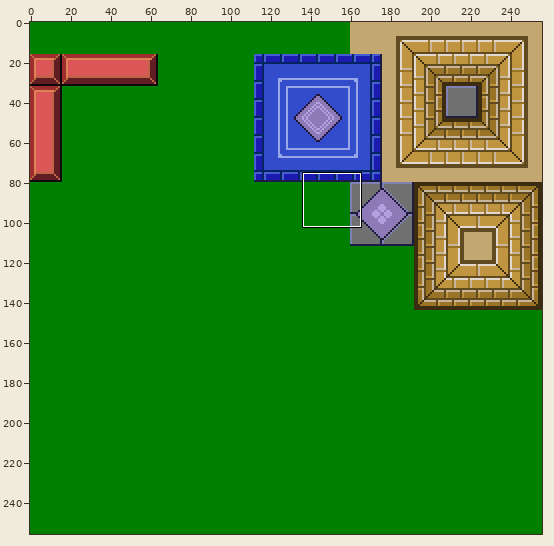
Two states of a pixel-art file, resources/metatiles/dungeon-tiles.aseprite. The first picture is a wide view before the edit; the outline marks the close-up.
Close-up. First the earlier version:
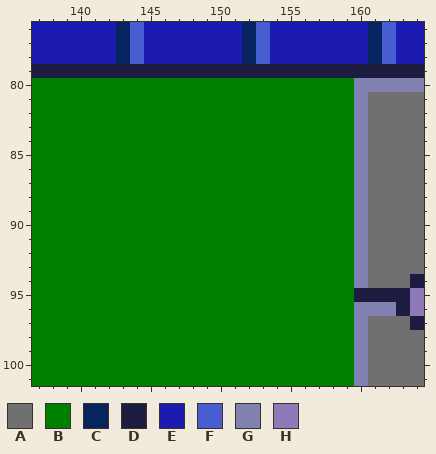
256x256 pixels, 1 frame. Shown: x 137..164, y 76..101.
Visible layers, top first: "Top", "Wall Corners", "Vertical Walls", "Horizontal Walls", "Background".
Palette (. is transparent): A #707070  B #008000  C #052461  D #1c1c40  E #1b1bb1  F #475ed1  G #8080b3  H #8f7ab8
Pixels before, first column x 137:
 76 EEEEEECFEEEEEEECFEEEEEEECFEE
 77 EEEEEECFEEEEEEECFEEEEEEECFEE
 78 EEEEEECFEEEEEEECFEEEEEEECFEE
 79 DDDDDDDDDDDDDDDDDDDDDDDDDDDD
 80 BBBBBBBBBBBBBBBBBBBBBBBGGGGG
 81 BBBBBBBBBBBBBBBBBBBBBBBGAAAA
 82 BBBBBBBBBBBBBBBBBBBBBBBGAAAA
 83 BBBBBBBBBBBBBBBBBBBBBBBGAAAA
 84 BBBBBBBBBBBBBBBBBBBBBBBGAAAA
 85 BBBBBBBBBBBBBBBBBBBBBBBGAAAA
 86 BBBBBBBBBBBBBBBBBBBBBBBGAAAA
 87 BBBBBBBBBBBBBBBBBBBBBBBGAAAA
 88 BBBBBBBBBBBBBBBBBBBBBBBGAAAA
 89 BBBBBBBBBBBBBBBBBBBBBBBGAAAA
 90 BBBBBBBBBBBBBBBBBBBBBBBGAAAA
 91 BBBBBBBBBBBBBBBBBBBBBBBGAAAA
 92 BBBBBBBBBBBBBBBBBBBBBBBGAAAA
 93 BBBBBBBBBBBBBBBBBBBBBBBGAAAA
 94 BBBBBBBBBBBBBBBBBBBBBBBGAAAD
 95 BBBBBBBBBBBBBBBBBBBBBBBDDDDH
 96 BBBBBBBBBBBBBBBBBBBBBBBGGGDH
 97 BBBBBBBBBBBBBBBBBBBBBBBGAAAD
 98 BBBBBBBBBBBBBBBBBBBBBBBGAAAA
 99 BBBBBBBBBBBBBBBBBBBBBBBGAAAA
100 BBBBBBBBBBBBBBBBBBBBBBBGAAAA
101 BBBBBBBBBBBBBBBBBBBBBBBGAAAA
The same view after the edit:
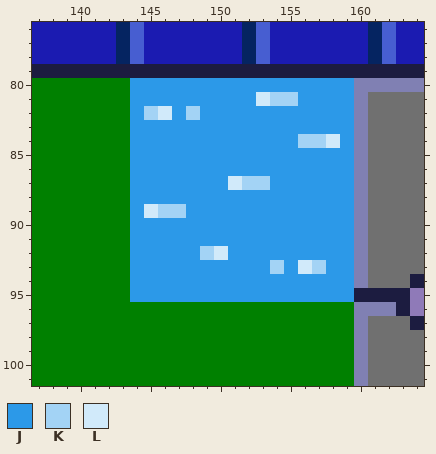
Colours new in this view: J #2c99e8  K #a3d3f5  L #d1eafa
Change:
layer "Flair" added
Layers "Flair", "Background":
Colour B becomes colour J in row 80 at x 144 to 159; in row 81 at x 144 to 152 and 156 to 159; in row 82 at x 144, 147 and 149 to 159; in row 83 at x 144 to 159; in row 84 at x 144 to 155 and 159; in rows 85 to 86 at x 144 to 159.
Colour B becomes colour J in row 87 at x 144 to 150 and 154 to 159; in row 88 at x 144 to 159; in row 89 at x 144 and 148 to 159; in rows 90 to 91 at x 144 to 159; in row 92 at x 144 to 148 and 151 to 159; in row 93 at x 144 to 153, 155 and 158 to 159.
Colour B becomes colour J in rows 94 to 95 at x 144 to 159.
Colour B becomes colour K in row 81 at x 154 to 155; in row 82 at x 145 and 148; in row 84 at x 156 to 157; in row 87 at x 152 to 153; in row 89 at x 146 to 147; in row 92 at x 149.
Colour B becomes colour K in row 93 at x 154 and 157.
Colour B becomes colour L in row 81 at x 153; in row 82 at x 146; in row 84 at x 158; in row 87 at x 151; in row 89 at x 145; in row 92 at x 150.
Colour B becomes colour L in row 93 at x 156.
Boxes around the changes in both close-ups, in picture pixels (x1, y1, x2, y2):
changed: (130, 78, 354, 302)
